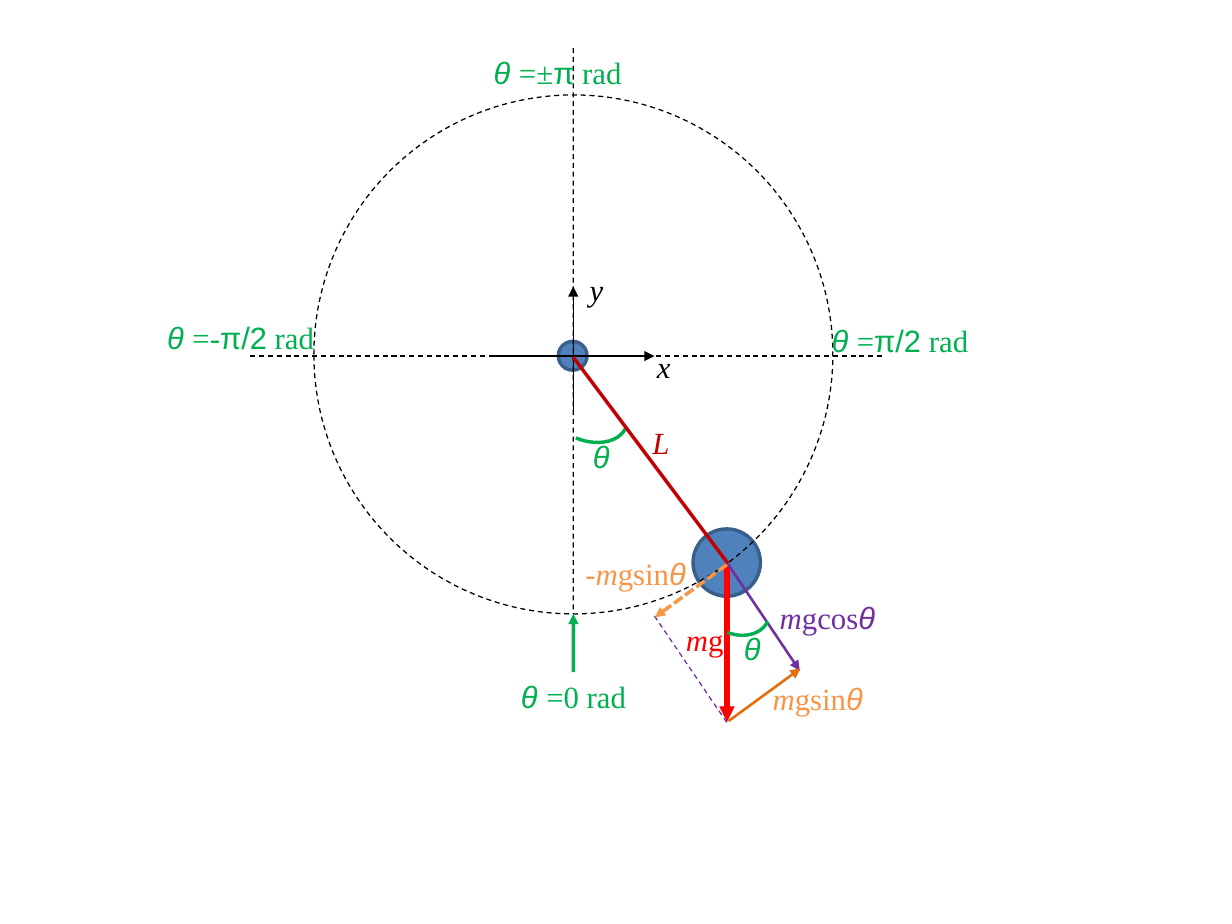
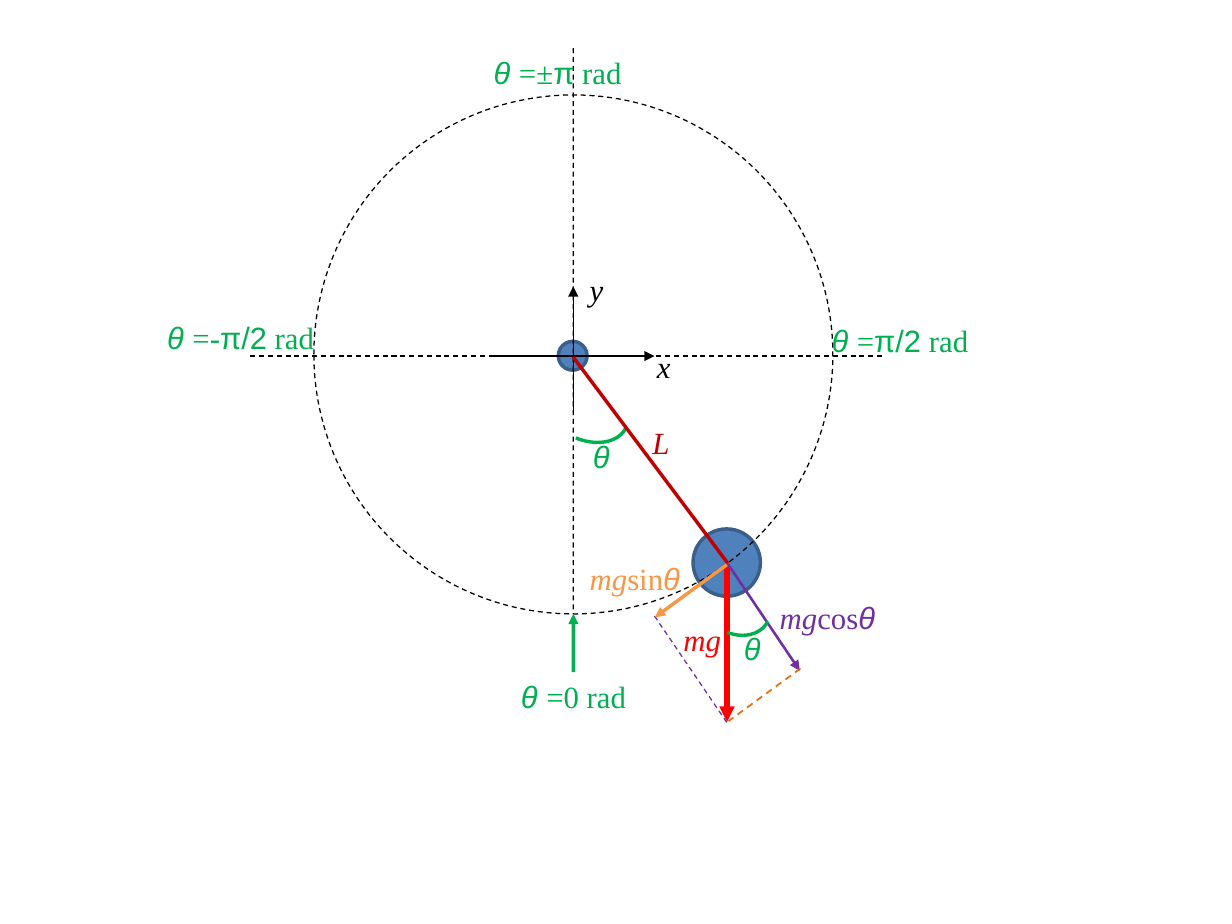
Before and after one commit to bioinfo-prog/cours-python, a slide deck: slide 1 of img/pendulum_sketch2.pptx. Drawn at 1232x924 pixels with LibreOffice and Linux fonts; fonts in the diff are those of the drawing. Boxes give left, top, right and bottom in pixels: in the first picture for what was removed or moved away, otherwise in the second. Text is boxed around its words. In the diff, an @@ line names an element or a change of style, - is before the commit and + after.

```diff
--- a/img/pendulum_sketch2.pptx
+++ b/img/pendulum_sketch2.pptx
@@ text at (590,567,680,596): text changed; italic on @@
--mgsinθ
+mgsinθ
@@ arrow (727, 564) - (655, 617): stroke #F79646 2 pt dashed to #F79646 2 pt @@
@@ text "mgcosθ" at (780,606,875,635): italic on in "mgcosθ" @@
@@ text "mg" at (683,636,721,657): italic on in "mg" @@
@@ arrow (801, 669) - (728, 721): arrow to line; stroke #E46C0A 1.5 pt to #E46C0A 1 pt dashed @@
@@ text removed at (773,686,863,716) @@
-mgsinθ
```
Also in this commit, not shown: 2 other files.
